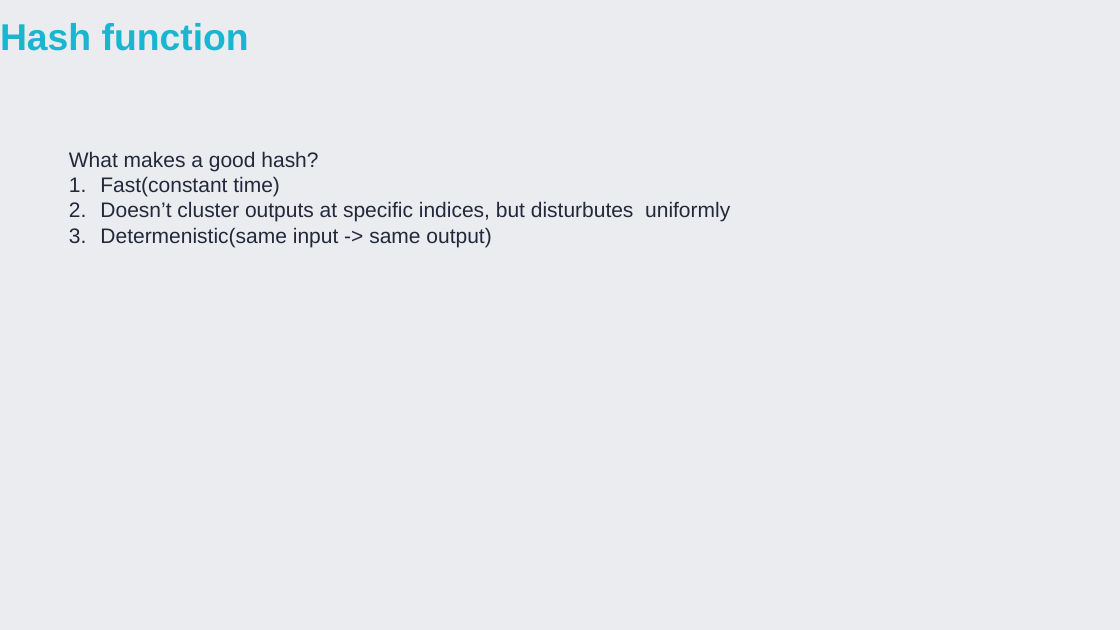
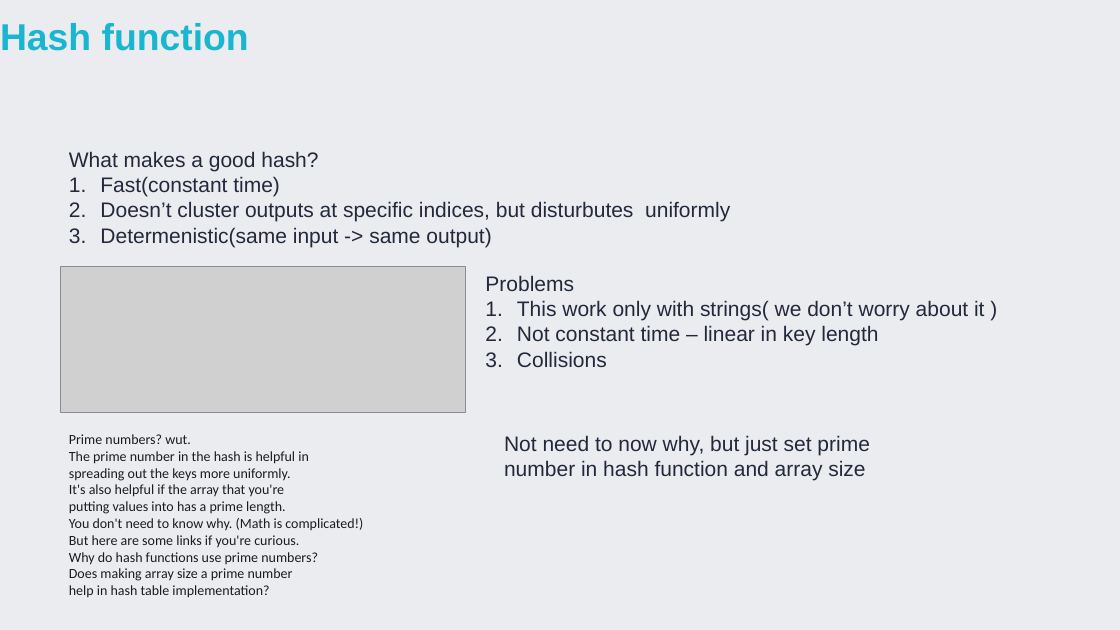
Before and after one commit to TigranVardanyan/Algorithms-and-Data-structures, a slide deck: slide 24 of ds&a.pptx. Drawn at 1120x630 pixels with LibreOffice and Linux fonts; fonts in the diff are those of the drawing; grey boxes stand for pictures. Boxes give left, top, right and bottom in pixels: in the first picture for what was removed or moved away, otherwise in the second. Text is boxed around its words. In the diff, an @@ line names an element or a change of style, - is before the commit and + after.

Commit message:
Basic hash function implementation

```diff
--- a/ds&a.pptx
+++ b/ds&a.pptx
@@ picture added at [60, 266, 465, 413] @@
@@ text added at [485, 275, 984, 367], 18 pt, text #24283B @@
+Problems
+1. This work only with strings( we don’t worry about it )
+2. Not constant time – linear in key length
+3. Collisions
@@ text added at [69, 434, 363, 598], 12 pt, text #1D1C1D @@
+Prime numbers? wut.
+The prime number in the hash is helpful in
+spreading out the keys more uniformly.
+It's also helpful if the array that you're
+putting values into has a prime length.
+You don't need to know why. (Math is complicated!)
+But here are some links if you're curious.
+Why do hash functions use prime numbers?
+Does making array size a prime number
+help in hash table implementation?
@@ text added at [504, 435, 869, 481], 18 pt, text #24283B @@
+Not need to now why, but just set prime number in hash function and array size
```
Also in this commit, not shown: 4 other files.
